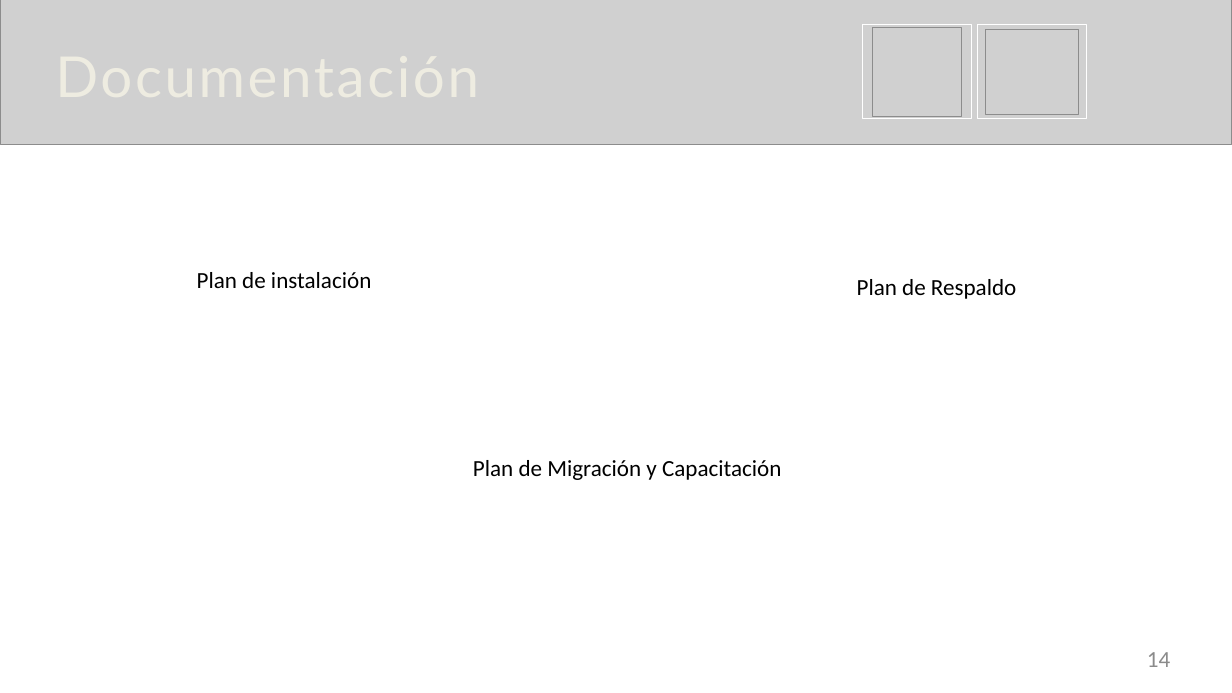
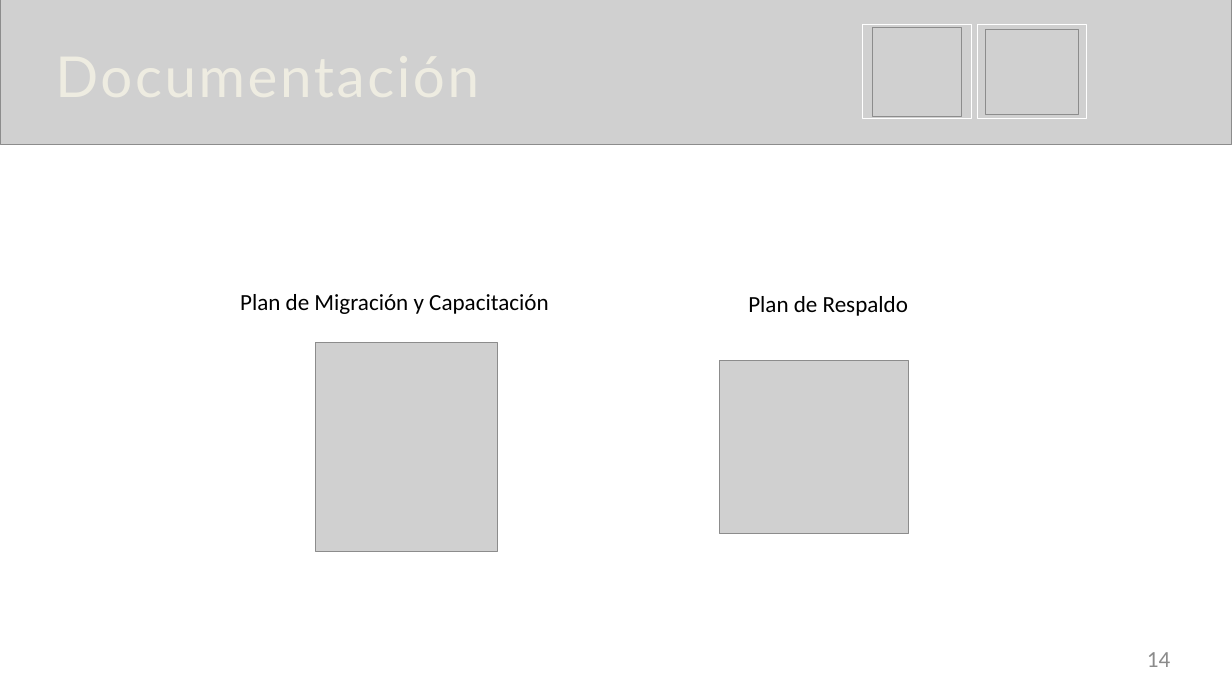
Before and after one commit to mysticalcut/MysticalCut, a slide deck: slide 14 of front/public/Documentacion/Trimestre_5/Presentacion Proyecto/Presentación del Proyecto Mystical cut final (1).pptx. Drawn at 1232x693 pixels with LibreOffice and Linux fonts; fonts in the diff are those of the drawing; grey boxes stand for pictures; background and template pictures are left out. Boxes give left, top, right and bottom in pixels: in the first picture for what was removed or moved away, otherwise in the second. Text is boxed around its words. In the diff, an @@ line names an element or a change of style, - is before the commit and + after.

```diff
--- a/front/public/Documentacion/Trimestre_5/Presentacion Proyecto/Presentación del Proyecto Mystical cut final (1).pptx
+++ b/front/public/Documentacion/Trimestre_5/Presentacion Proyecto/Presentación del Proyecto Mystical cut final (1).pptx
@@ text "Plan de Migración y Capacitación": place and size @@
-text "Plan de Migración y Capacitación" at <box>473,460,781,480</box>
+text "Plan de Migración y Capacitación" at <box>240,294,548,314</box>
@@ text removed at <box>197,272,371,288</box> @@
-  Plan de instalación
@@ text "Plan de Respaldo": place and size @@
-text "Plan de Respaldo" at <box>857,279,1016,299</box>
+text "Plan de Respaldo" at <box>748,296,908,316</box>
@@ picture added at <box>316,343,497,552</box> @@
@@ picture added at <box>719,360,909,534</box> @@
```
Also in this commit, not shown: 2 other slides changed, 1 other file.
